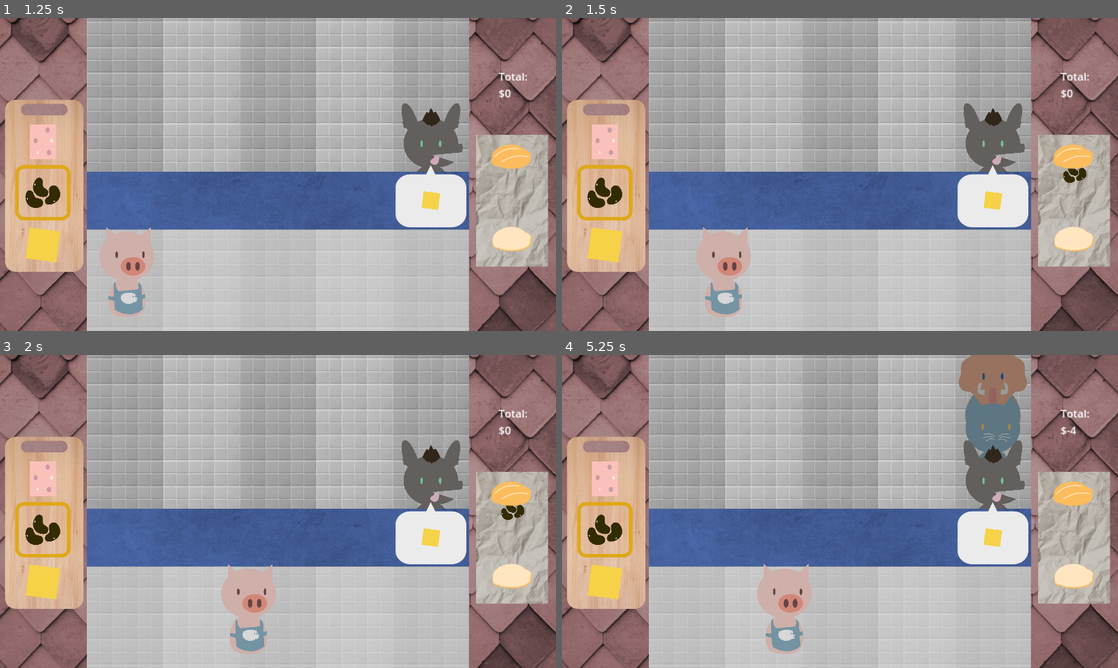
Above: before the commit, frames 1-4 (two rows, left to right).
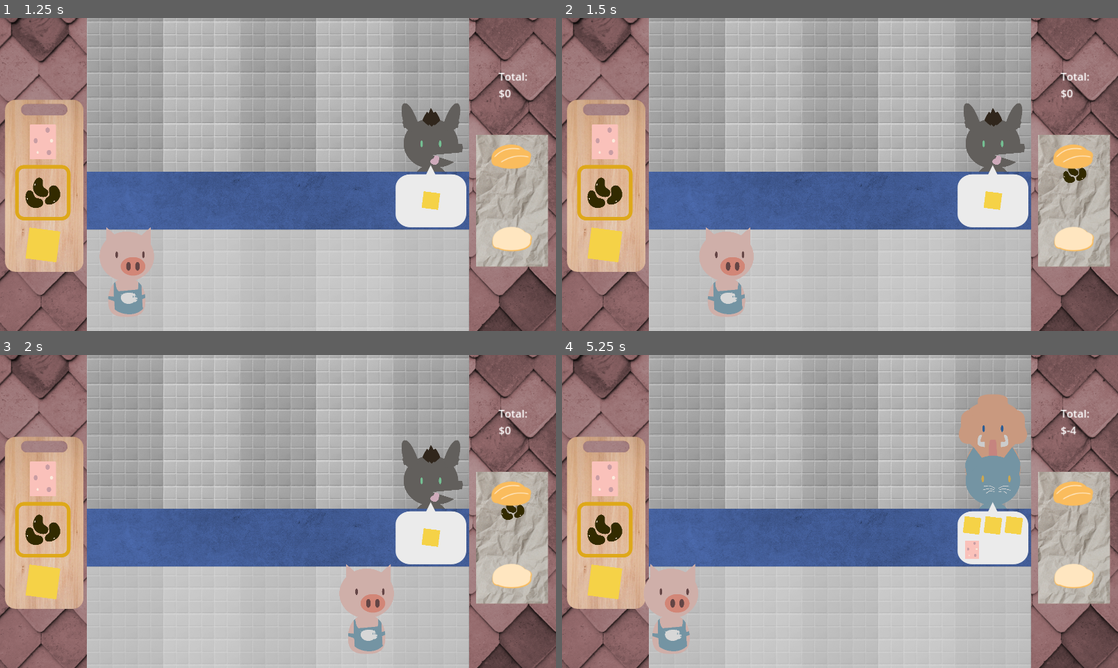
Above: after the commit, the same moments.

Repository: supersweet-dev/dos-de-milanesa
Game: Godot game, scene res://scenes/screens/main_menu.tscn
Two runs of this game, one before a commit and one after it. Both use one fixed random seed, a clock stepped at 60 frames per second and the inputs below.
Inputs:
- Up to frame 1 (1.25 s): click "ABRIR EL CHANGARRO" at 0.5 s
- Up to frame 2 (1.5 s): tap Enter at 1.25 s; hold Right (move_right) from 1.28 s (still down); tap Space (ingredients_add) at 1.35 s
- Up to frame 3 (2 s): keep holding Right (move_right)
- Up to frame 4 (5.25 s): release Right (move_right) at 2.03 s; hold S (ingredients_down) 2.03-2.78 s; tap Up (serve_order) at 2.1, 3.6, 5.1 s; hold Right (move_right) 2.78-3.53 s; tap Space (ingredients_add) at 2.85, 4.25, 4.35 s; hold W (ingredients_up) 3.53-4.28 s; hold Left (move_left) from 4.28 s (still down)

Frame 1 is identical in both runs. In frame 2, 0.5% of the frame differs, in the area x 24-35%, y 66-96%; in frame 3, 3.1%; in frame 4, 8.2%, in the area x 15-84%, y 0-96%.

Commit message:
Sliding and bouncing physics on player character.

Diff:
--- a/scripts/player.gd
+++ b/scripts/player.gd
@@ -1,16 +1,41 @@
 extends CharacterBody2D
 
-@export var speed: float = 600.0
+@export var max_speed: float = 1400.0
+@export var accel: float = 6000.0
+@export var friction: float = 600.0
+@export var bounce_damp: float = 0.8  # 0 = full reversal, 1 = no bounce
 
-func _physics_process(_delta: float):
-	var direction = 0
+var previous_velocity := Vector2.ZERO
 
+func _physics_process(delta: float):
+	var input_direction = 0.0
 	if Input.is_action_pressed("move_left"):
-		direction = -1
-	elif Input.is_action_pressed("move_right"):
-		direction = 1
+		input_direction -= 1
+	if Input.is_action_pressed("move_right"):
+		input_direction += 1
 
-	velocity.x = direction * speed
-	velocity.y = 0  # Ensuring no vertical movement
+	# Apply acceleration or friction
+	if input_direction != 0:
+		velocity.x += input_direction * accel * delta
+	else:
+		if abs(velocity.x) > 10:
+			velocity.x -= sign(velocity.x) * friction * delta
+		else:
+			velocity.x = 0
+
+	# Clamp max speed
+	velocity.x = clamp(velocity.x, -max_speed, max_speed)
+	velocity.y = 0
+
+	# Store velocity *before* movement for bounce calculation
+	previous_velocity = velocity
 
 	move_and_slide()
+
+	# Handle bounce
+	for i in get_slide_collision_count():
+		var collision = get_slide_collision(i)
+		if abs(collision.get_normal().x) > 0.9:
+			# Bounce in X direction based on speed and damp factor
+			var impact_speed = previous_velocity.x
+			velocity.x = -impact_speed * (1.0 - bounce_damp)
Not shown, changed: export_presets.cfg
